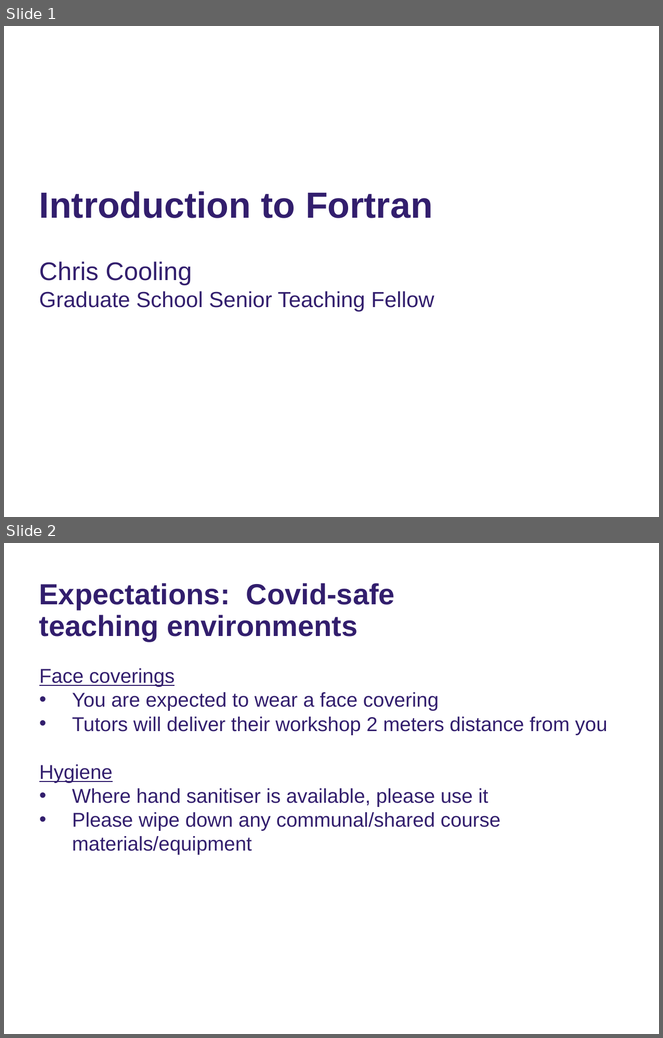
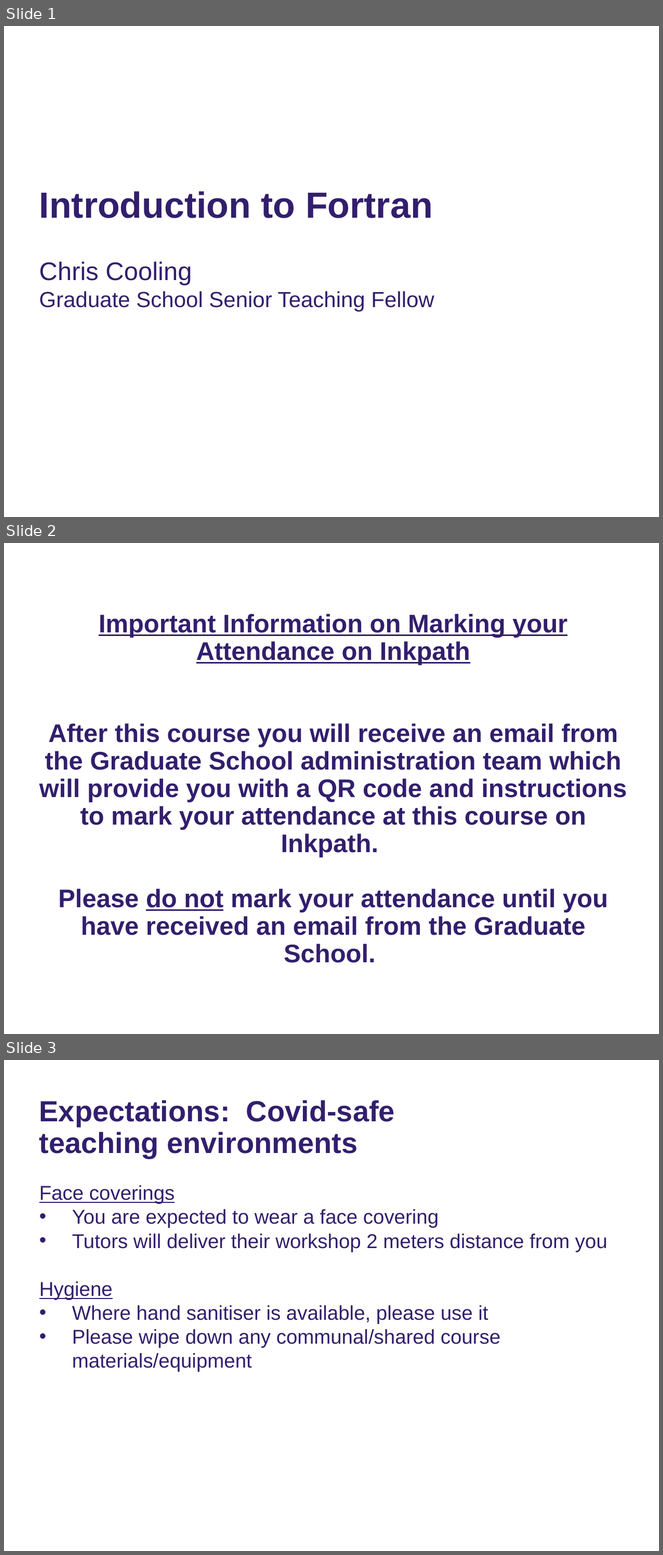
Before and after one commit to ImperialCollegeLondon/RCDS-introduction-to-fortran, a slide deck: Introduction to Fortran Slides.pptx. Shown one above the other, each under a label of ours: slides 1 and 2 before the commit, slides 1, 2 and 3 after it. The pictures are 663x1038 and 663x1555 pixels, drawn with LibreOffice and Linux fonts; fonts in the diff are those of the drawing; background and template pictures are left out. Boxes give left, top, right and bottom in pixels: in the first picture for what was removed or moved away, otherwise in the second. Text is boxed around its words. In the diff, an @@ line names an element or a change of style, - is before the commit and + after.

Commit message:
Added Inkpath slide

```diff
--- a/Introduction to Fortran Slides.pptx
+++ b/Introduction to Fortran Slides.pptx
@@ slide 2 added at <box>4,543,659,1034</box>, background #FFFFFF @@
@@ title added at <box>39,641,627,963</box>, 28 pt, text #321E6D, bold @@
+Important Information on Marking your Attendance on Inkpath
+After this course you will receive an email from the Graduate School administration team which will provide you with a QR code and instructions to mark your attendance at this course on Inkpath.
+Please do not mark your attendance until you have received an email from the Graduate School.
@@ what was slide 2 is now slide 3 @@
```
